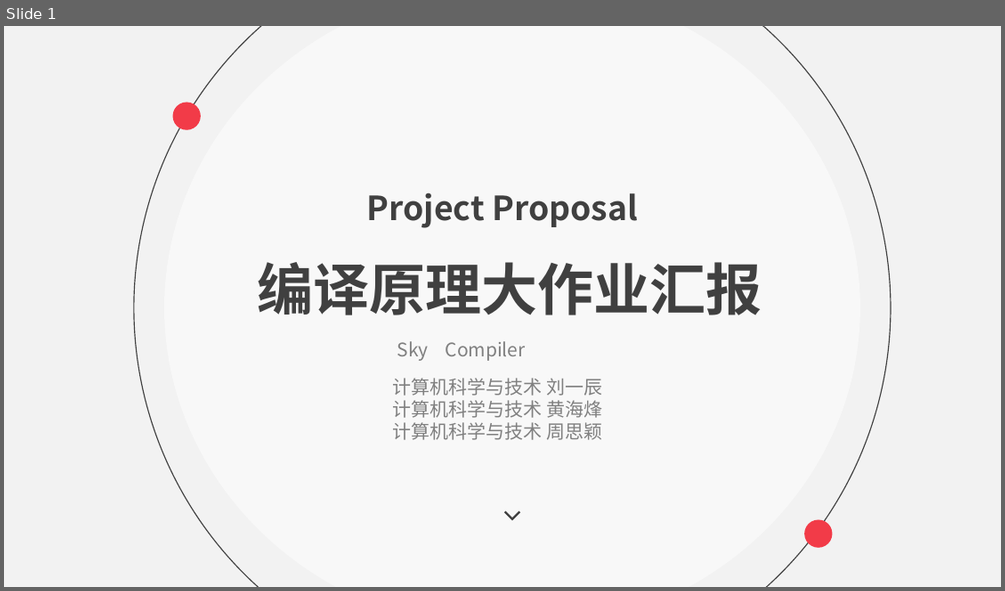
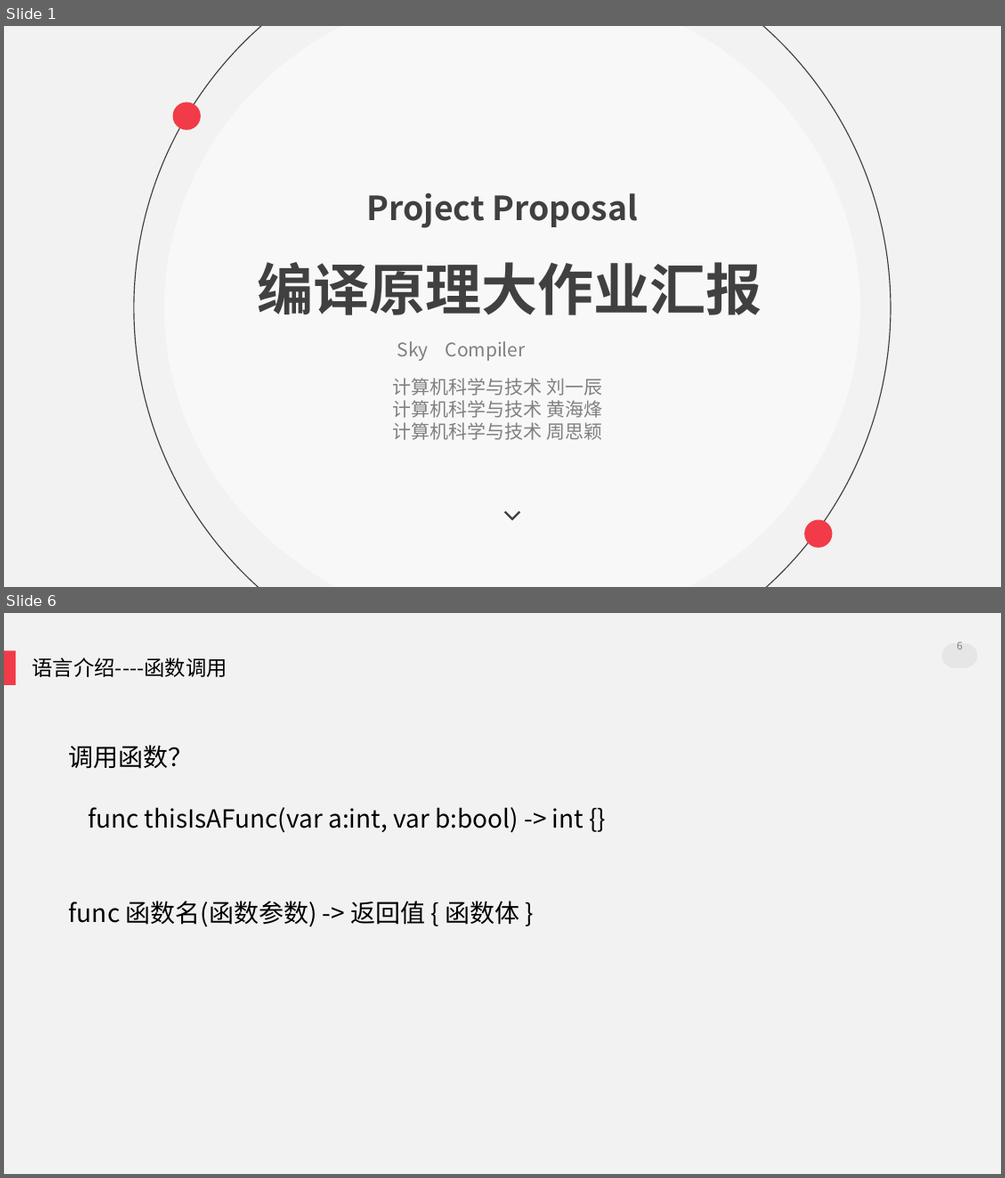
Before and after one commit to Skyminers/SkyCompiler, a slide deck: doc/SkyCompiler.pptx. Shown one above the other, each under a label of ours: slide 1 before the commit, slides 1 and 6 after it; the slides between them are not shown. The pictures are 1005x591 and 1005x1178 pixels, drawn with LibreOffice and Linux fonts; fonts in the diff are those of the drawing. Boxes give left, top, right and bottom in pixels: in the first picture for what was removed or moved away, otherwise in the second. Text is boxed around its words. In the diff, an @@ line names an element or a change of style, - is before the commit and + after.

```diff
--- a/doc/SkyCompiler.pptx
+++ b/doc/SkyCompiler.pptx
@@ slide 6 added at <box>4,613,1001,1174</box>, background #F2F2F2 @@
@@ rounded rectangle added at <box>4,651,16,686</box>, fill #F23B48 @@
@@ text added at <box>32,657,226,677</box>, 20 pt, text #000000 @@
+语言介绍----函数调用
@@ rounded rectangle added at <box>942,643,978,668</box>, fill #E7E6E6 @@
@@ page number added at <box>956,641,962,649</box>, 10 pt, text #808080 @@
+6
@@ text added at <box>69,745,194,769</box>, 24 pt, text #000000 @@
+调用函数？
@@ text added at <box>88,807,583,833</box>, 24 pt, text #000000 @@
+func thisIsAFunc(var a:int, var b:bool) -> int {}
@@ text added at <box>69,900,519,927</box>, 24 pt, text #000000 @@
+func 函数名(函数参数) -> 返回值 { 函数体 }
```
Also in this commit, not shown: 4 slides changed, 8 other slides added, 2 slides removed, 1 other file.
